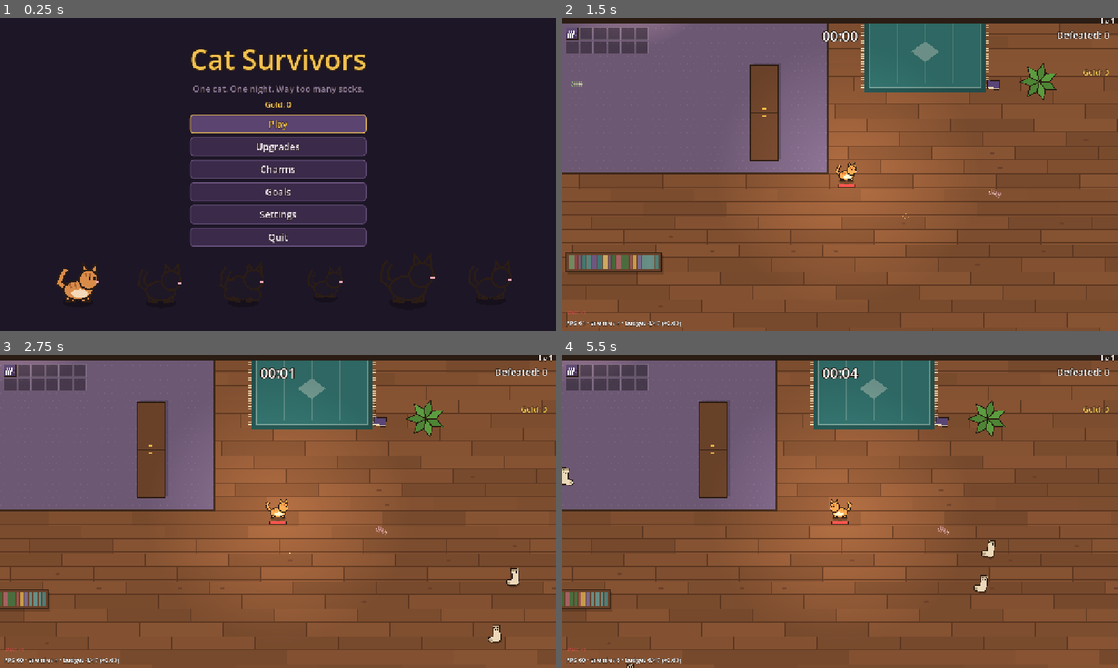
Above: before the commit, frames 1-4 (two rows, left to right).
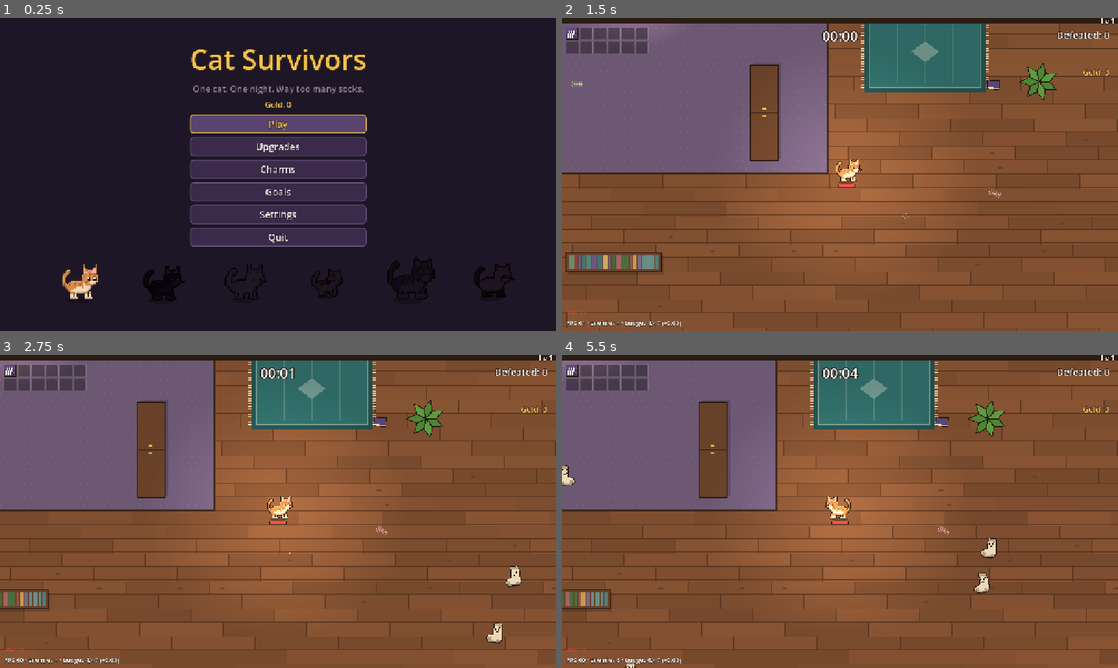
Above: after the commit, the same moments.

Repository: johnniccon01/cat-survivors
Game: Godot game, scene res://scenes/main_menu.tscn
Same seed, same stepped clock (60 frames per second), same inputs: the game is played once before the commit and once after it.
Inputs (mouse positions are in pixels of both pictures, inside the frame that each line leads up to):
- Up to frame 1 (0.25 s): no input
- Up to frame 2 (1.5 s): click "Play" at 0.5 s; tap Enter (ui_accept) at 1.25 s; move the mouse to (962, 158) at 1.27 s; hold D (move_right) from 1.28 s (still down); hold C (charms) from 1.28 s (still down); click (962, 158) at 1.42 s
- Up to frame 3 (2.75 s): tap U (shop) at 1.52, 1.82 s; release D (move_right) at 2 s; release C (charms) at 2 s; drag from (166, 527) to (250, 574) at 2.02 s
- Up to frame 4 (5.5 s): move the mouse to (895, 442) at 2.77 s; hold D (move_right) 2.78-3.5 s; hold L (language) 2.78-3.5 s; click (895, 442) at 2.92 s; drag from (812, 574) to (673, 464) at 3.52 s; move the mouse to (1006, 558) at 4.27 s; hold A (move_left) 4.28-5 s; hold N (toggle_numbers) 4.28-5 s; click (1006, 558) at 4.42 s; tap U (shop) at 4.52, 4.82 s; drag from (673, 464) to (756, 433) at 5.02 s

The runs differ from the first frame. In frame 1, 1.5% of the frame differs, in the area x 10-93%, y 76-91%; in frame 2, 0.2%; in frame 3, 0.3%; in frame 4, 0.4%.

Commit message:
Pixel-art sprites for cats, enemies and props
tools/gen_sprites.py draws shaded, outlined sprite sheets; Sprites loads
them, CatArt and Enemy draw from them and fall back to vector shapes.

Co-Authored-By: Claude Opus 5.5 <noreply@anthropic.com>

Diff:
--- /dev/null
+++ b/assets/sprites/sprites.json
@@ -0,0 +1,292 @@
+{
+  "cats": {
+    "MICA": {
+      "cell": [
+        36,
+        30
+      ],
+      "anchor": [
+        16.0,
+        18.0
+      ],
+      "frames": 4
+    },
+    "LUNA": {
+      "cell": [
+        36,
+        30
+      ],
+      "anchor": [
+        16.0,
+        18.0
+      ],
+      "frames": 4
+    },
+    "SNOWBALL": {
+      "cell": [
+        36,
+        30
+      ],
+      "anchor": [
+        16.0,
+        18.0
+      ],
+      "frames": 4
+    },
+    "PIP": {
+      "cell": [
+        29,
+        24
+      ],
+      "anchor": [
+        12.9,
+        14.399999999999999
+      ],
+      "frames": 4
+    },
+    "TIGER": {
+      "cell": [
+        45,
+        38
+      ],
+      "anchor": [
+        20.0,
+        23.0
+      ],
+      "frames": 4
+    },
+    "BARON": {
+      "cell": [
+        36,
+        30
+      ],
+      "anchor": [
+        16.0,
+        18.0
+      ],
+      "frames": 4
+    }
+  },
+  "enemies": {
+    "SOCK": {
+      "cell": [
+        28,
+        28
+      ],
+      "anchor": [
+        14.0,
+        15.0
+      ],
+      "frames": 2
+    },
+    "DUST_BUNNY": {
+      "cell": [
+        28,
+        28
+      ],
+      "anchor": [
+        14.0,
+        15.0
+      ],
+      "frames": 2
+    },
+    "SOCK_STRIPED": {
+      "cell": [
+        28,
+        28
+      ],
+      "anchor": [
+        14.0,
+        15.0
+      ],
+      "frames": 2
+    },
+    "BUBBLE": {
+      "cell": [
+        28,
+        28
+      ],
+      "anchor": [
+        14.0,
+        15.0
+      ],
+      "frames": 2
+    },
+    "ROOMBA": {
+      "cell": [
+        28,
+        28
+      ],
+      "anchor": [
+        14.0,
+        15.0
+      ],
+      "frames": 2
+    },
+    "SLIPPER": {
+      "cell": [
+        28,
+        28
+      ],
+      "anchor": [
+        14.0,
+        15.0
+      ],
+      "frames": 2
+    },
+    "SOCK_KING": {
+      "cell": [
+        28,
+        28
+      ],
+      "anchor": [
+        14.0,
+        15.0
+      ],
+      "frames": 2
+    },
+    "MEGA_ROOMBA": {
+      "cell": [
+        28,
+        28
+      ],
+      "anchor": [
+        14.0,
+        15.0
+      ],
+      "frames": 2
+    },
+    "VACUUM": {
+      "cell": [
+        28,
+        28
+      ],
+      "anchor": [
+        14.0,
+        15.0
+      ],
+      "frames": 2
+    },
+    "VACUUM_KING": {
+      "cell": [
+        28,
+        28
+      ],
+      "anchor": [
+        14.0,
+        15.0
+      ],
+      "frames": 2
+    },
+    "RAT": {
+      "cell": [
+        28,
+        28
+      ],
+      "anchor": [
+        14.0,
+        15.0
+      ],
+      "frames": 2
+    },
+    "SPIDER": {
+      "cell": [
+        28,
+        28
+      ],
+      "anchor": [
+        14.0,
+        15.0
+      ],
+      "frames": 2
+    },
+    "MOTH": {
+      "cell": [
+        28,
+        28
+      ],
+      "anchor": [
+        14.0,
+        15.0
+      ],
+      "frames": 2
+    },
+    "GIANT_RAT": {
+      "cell": [
+        28,
+        28
+      ],
+      "anchor": [
+        14.0,
+        15.0
+      ],
+      "frames": 2
+    },
+    "SPIDER_QUEEN": {
+      "cell": [
+        28,
+        28
+      ],
+      "anchor": [
+        14.0,
+        15.0
+      ],
+      "frames": 2
+    },
+    "RAT_KING": {
+      "cell": [
+        28,
+        28
+      ],
+      "anchor": [
+        14.0,
+        15.0
+      ],
+      "frames": 2
+    },
+    "BOX": {
+      "cell": [
+        28,
+        28
+      ],
+      "anchor": [
+        14.0,
+        15.0
+      ],
+      "frames": 2
+    },
+    "PLANT": {
+      "cell": [
+        28,
+        28
+      ],
+      "anchor": [
+        14.0,
+        15.0
+      ],
+      "frames": 2
+    },
+    "CRATE": {
+      "cell": [
+        28,
+        28
+      ],
+      "anchor": [
+        14.0,
+        15.0
+      ],
+      "frames": 2
+    },
+    "PAINT_CAN": {
+      "cell": [
+        28,
+        28
+      ],
+      "anchor": [
+        14.0,
+        15.0
+      ],
+      "frames": 2
+    }
+  }
+}
--- a/scripts/enemies/enemy.gd
+++ b/scripts/enemies/enemy.gd
@@ -52,6 +52,9 @@
 var _knock := Vector2.ZERO
 var _flash := 0.0
 var _wobble := randf() * TAU
+## Two-frame sprite animation.
+var _anim := randf()
+var _frame := 0
 
 
 func setup(p_id: String, data: Dictionary, p_manager: EnemyManager) -> void:
@@ -139,6 +142,11 @@
 		_flash -= delta
 		if _flash <= 0.0:
 			queue_redraw()
+	_anim += delta * (4.0 + speed * 0.03)
+	var f := int(_anim) % 2
+	if f != _frame:
+		_frame = f
+		queue_redraw()
 
 
 func _tick_dash(delta: float, dir: Vector2) -> Vector2:
@@ -254,11 +262,24 @@
 
 
 func _draw() -> void:
+	var r := radius / _base_scale
+	var sprite := Sprites.enemy(id) if _shape != "cat" else {}
+	if not sprite.is_empty():
+		draw_colored_polygon(Shapes.ellipse(Vector2(1, r + 2), r, 2), Color(0, 0, 0, 0.25))
+		# Regular enemies flash white; bosses (hit constantly) just brighten.
+		var row := 1 if _flash > 0.0 and not is_boss else 0
+		var tint := Color(1.5, 1.5, 1.5) if _flash > 0.0 and is_boss else Color.WHITE
+		Sprites.draw_frame(self, sprite, _frame, row, tint)
+		if _shape == "vacuum" and _state == "suck":
+			for i in 8:
+				var a := TAU * i / 8.0 + _wobble
+				draw_line(Vector2.from_angle(a) * 30.0, Vector2.from_angle(a) * 14.0, Color(0.85, 0.9, 1.0, 0.6), 1.0)
+		_draw_boss_marks(r)
+		return
 	var body := _color
 	if _flash > 0.0:
 		# Bosses get hit constantly; a lighter tint keeps them recognisable.
 		body = _color.lightened(0.4) if is_boss else Color.WHITE
-	var r := radius / _base_scale
 	draw_colored_polygon(Shapes.ellipse(Vector2(1, r + 2), r, 2), Color(0, 0, 0, 0.25))
 	match _shape:
 		"dust":
@@ -291,6 +312,11 @@
 			CatArt.draw(self, CatArt.look(_cat_id), 1, _wobble, _flash > 0.0, false, "angry")
 		_:
 			_draw_sock(body)
+	_draw_boss_marks(r)
+
+
+## Crown and health bar for bosses and elites.
+func _draw_boss_marks(r: float) -> void:
 	if is_boss:
 		if _shape != "cat":
 			_draw_crown(Vector2(0, -r - 6))
--- a/scripts/player/player.gd
+++ b/scripts/player/player.gd
@@ -350,7 +350,7 @@
 
 
 func _draw() -> void:
-	CatArt.draw(self, _look, facing, _walk_t, _hurt_flash > 0.0, is_dead)
+	CatArt.draw(self, _look, facing, _walk_t, _hurt_flash > 0.0, is_dead, "normal", Vector2.ZERO, 1.0, velocity.length_squared() > 1.0)
 	if is_dead or is_companion():
 		return
 	if controller == "escort":
--- a/scripts/ui/cat_preview.gd
+++ b/scripts/ui/cat_preview.gd
@@ -24,4 +24,5 @@
 			lk[key] = SILHOUETTE
 		lk["stripes"] = false
 		lk["patches"] = false
-	CatArt.draw(self, lk, 1, _t, false, false, "normal", size * 0.5, 4.0)
+		lk["silhouette"] = true
+	CatArt.draw(self, lk, 1, _t, false, false, "normal", size * 0.5, 3.0, walking)
--- a/scripts/util/cat_art.gd
+++ b/scripts/util/cat_art.gd
@@ -1,8 +1,9 @@
 class_name CatArt
-## Draws a cat in the game's placeholder pixel style. The look comes from
-## data/cats.json (colors plus optional stripes, Siamese points, fluffy fur,
-## calico patches and size), so every cat — player, companion or rival —
-## shares one drawing routine.
+## Draws a cat. Uses the pixel-art sheet from tools/gen_sprites.py when it
+## exists (rows: normal, angry, sad, white flash; 4 walk frames plus a lying
+## frame), otherwise falls back to simple vector shapes. The look comes from
+## data/cats.json, so every cat — player, companion or rival — shares one
+## drawing routine.
 
 const OUTLINE := Color("2b1d14")
 const NOSE := Color("f3a9b8")
@@ -24,6 +25,7 @@
 			"fluffy": d.get("fluffy", false),
 			"patches": d.get("patches", false),
 			"size": float(d.get("size", 1.0)),
+			"id": cat_id,
 		}
 	return _looks[cat_id]
 
@@ -32,7 +34,11 @@
 ## "normal", "sad" (trapped) or "angry" (rival).
 static func draw(ci: CanvasItem, lk: Dictionary, facing: int, walk_t: float,
 		flash: bool = false, dead: bool = false, mood: String = "normal", offset: Vector2 = Vector2.ZERO,
-		zoom: float = 1.0) -> void:
+		zoom: float = 1.0, moving: bool = true) -> void:
+	var sprite := Sprites.cat(lk.get("id", ""))
+	if not sprite.is_empty():
+		_draw_sprite(ci, sprite, lk, facing, walk_t, flash, dead, mood, offset, zoom, moving)
+		return
 	var size: float = lk["size"] * zoom
 	var fur: Color = Color.WHITE if flash else lk["fur"]
 	var dark: Color = Color.WHITE if flash else lk["dark"]
@@ -114,3 +120,23 @@
 			ci.draw_rect(Rect2(head + Vector2(0, 1), Vector2(1, 1)), Color("8fd3ff"))
 	ci.draw_rect(Rect2(head + Vector2(4, 1), Vector2(2, 1)), NOSE)
 	ci.draw_set_transform(Vector2.ZERO)
+
+
+const MOOD_ROW := {"normal": 0, "angry": 1, "sad": 2}
+
+
+static func _draw_sprite(ci: CanvasItem, sprite: Dictionary, lk: Dictionary, facing: int, walk_t: float,
+		flash: bool, dead: bool, mood: String, offset: Vector2, zoom: float, moving: bool) -> void:
+	var size: float = lk["size"] * zoom
+	ci.draw_colored_polygon(Shapes.ellipse(offset + Vector2(0, 9) * size, 9 * size, 2.5 * size), Color(0, 0, 0, 0.25))
+	var row: int = 3 if flash else MOOD_ROW.get(mood, 0)
+	# Walk frames while moving; frame 1 (all paws down) when standing still.
+	var col := (floori(walk_t / 1.6) % 4) if moving else 1
+	if dead:
+		row = 0
+		col = 4
+	# A locked cat on the selection screen is shown as a dark silhouette.
+	var tint := Color(0.12, 0.09, 0.15) if lk.get("silhouette", false) else Color.WHITE
+	ci.draw_set_transform(offset, 0.0, Vector2(facing, 1) * zoom)
+	Sprites.draw_frame(ci, sprite, col, row, tint)
+	ci.draw_set_transform(Vector2.ZERO)
--- /dev/null
+++ b/scripts/util/sprites.gd
@@ -0,0 +1,48 @@
+class_name Sprites
+## Access to the pixel-art sheets made by tools/gen_sprites.py:
+## assets/sprites/<kind>_<id>.png plus sprites.json with each sheet's cell
+## size, anchor point and frame count.
+
+const DIR := "res://assets/sprites/"
+
+static var _manifest: Dictionary = {}
+static var _textures: Dictionary = {}
+
+
+static func _load() -> void:
+	if not _manifest.is_empty():
+		return
+	var parsed: Variant = JSON.parse_string(FileAccess.get_file_as_string(DIR + "sprites.json"))
+	_manifest = parsed if typeof(parsed) == TYPE_DICTIONARY else {"cats": {}, "enemies": {}}
+
+
+## {cell, anchor, frames, texture} for a cat, or {} if there is no sprite.
+static func cat(cat_id: String) -> Dictionary:
+	return _entry("cats", "cat_", cat_id)
+
+
+static func enemy(enemy_id: String) -> Dictionary:
+	return _entry("enemies", "enemy_", enemy_id)
+
+
+static func _entry(group: String, prefix: String, id: String) -> Dictionary:
+	_load()
+	var info: Dictionary = _manifest.get(group, {}).get(id, {})
+	if info.is_empty():
+		return {}
+	var key := prefix + id.to_lower()
+	if not _textures.has(key):
+		var path := DIR + key + ".png"
+		_textures[key] = load(path) if ResourceLoader.exists(path) else null
+	if _textures[key] == null:
+		return {}
+	var out := info.duplicate()
+	out["texture"] = _textures[key]
+	return out
+
+
+## Draws frame (col, row) of a sheet with its anchor at the current origin.
+static func draw_frame(ci: CanvasItem, info: Dictionary, col: int, row: int, modulate: Color = Color.WHITE) -> void:
+	var cell := Vector2(info["cell"][0], info["cell"][1])
+	var anchor := Vector2(info["anchor"][0], info["anchor"][1])
+	ci.draw_texture_rect_region(info["texture"], Rect2(-anchor, cell), Rect2(Vector2(col, row) * cell, cell), modulate)
Binary file added: assets/sprites/cat_baron.png
Not shown, added: assets/sprites/cat_baron.png.import
Binary file added: assets/sprites/cat_luna.png
Not shown, added: assets/sprites/cat_luna.png.import
Binary file added: assets/sprites/cat_mica.png
Not shown, added: assets/sprites/cat_mica.png.import
Binary file added: assets/sprites/cat_pip.png
Not shown, added: assets/sprites/cat_pip.png.import
Binary file added: assets/sprites/cat_snowball.png
Not shown, added: assets/sprites/cat_snowball.png.import
Binary file added: assets/sprites/cat_tiger.png
Not shown, added: assets/sprites/cat_tiger.png.import
(and 42 more such lines)
